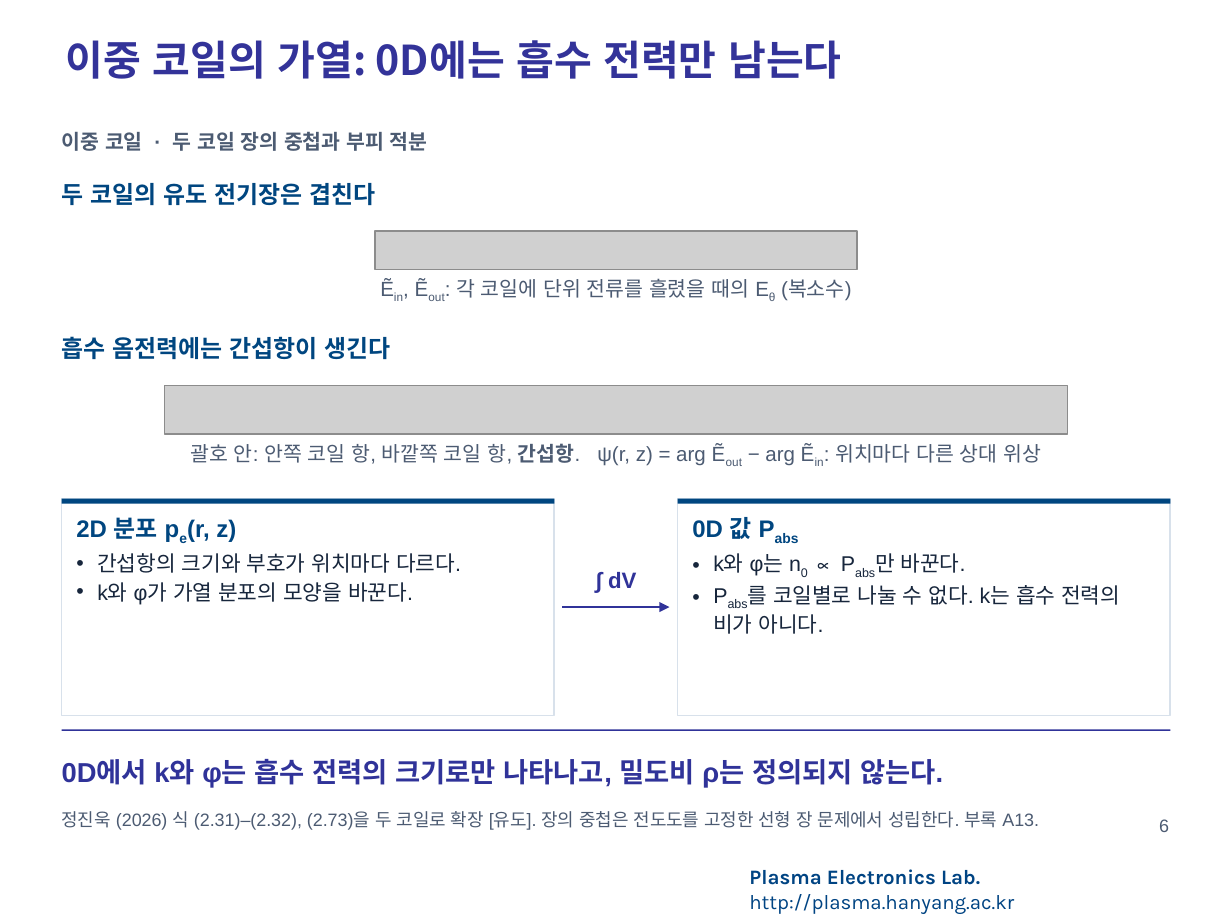
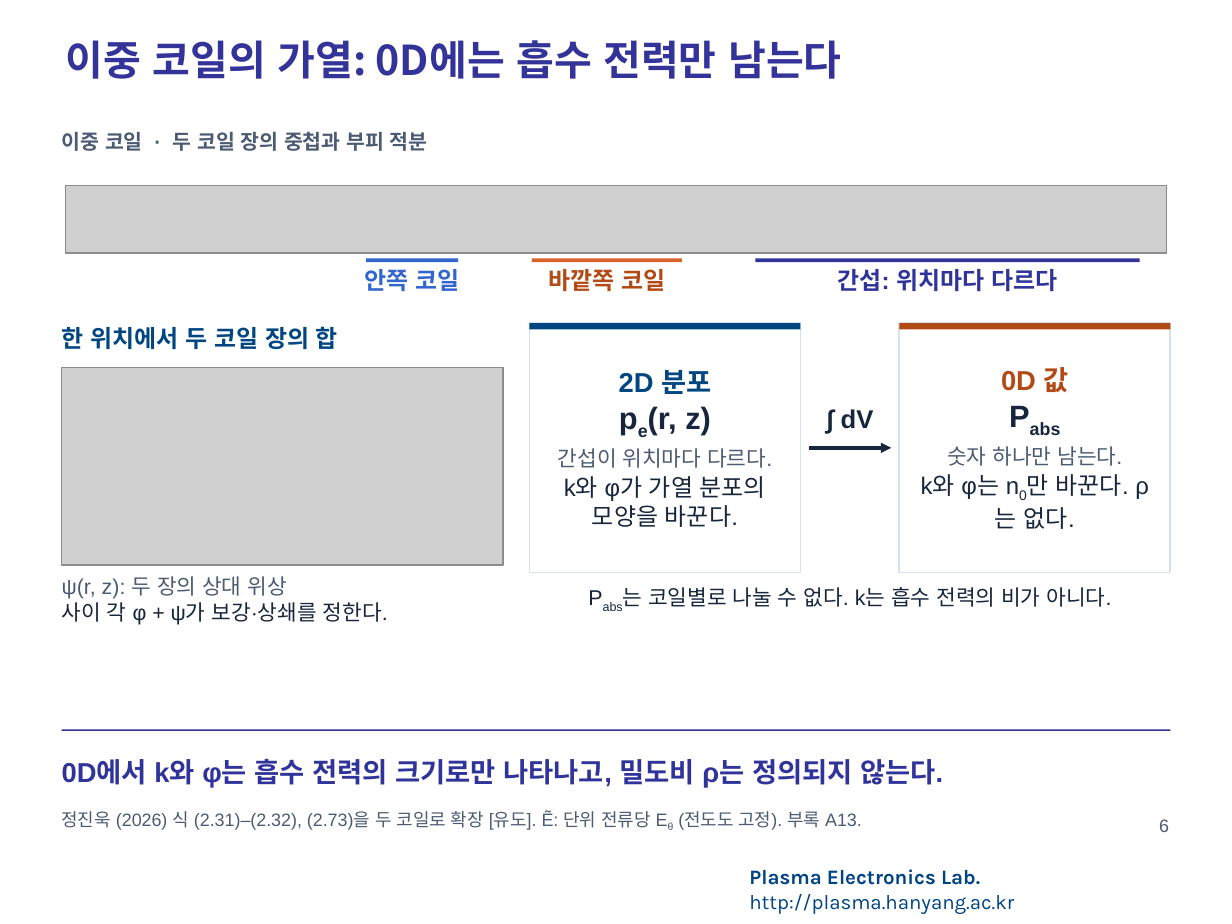
Before and after one commit to garlicjam-pyo/plasma, a slide deck: slide 6 of presentations/1차발표_README반영판.pptx. Drawn at 1232x924 pixels with LibreOffice and Linux fonts; fonts in the diff are those of the drawing; grey boxes stand for pictures; background and template pictures are left out. Boxes give left, top, right and bottom in pixels: in the first picture for what was removed or moved away, otherwise in the second. Text is boxed around its words. In the diff, an @@ line names an element or a change of style, - is before the commit and + after.

```diff
--- a/presentations/1차발표_README반영판.pptx
+++ b/presentations/1차발표_README반영판.pptx
@@ text removed at [62, 183, 375, 205] @@
-두 코일의 유도 전기장은 겹친다
@@ picture added at [65, 185, 1165, 253] @@
@@ picture removed at [375, 232, 856, 270] @@
@@ text at [365, 269, 459, 291]: text changed; size 12 to 14 pt; text colour #4C5B72 to #3366CC; bold on @@
-Ẽin, Ẽout: 각 코일에 단위 전류를 흘렸을 때의 Eθ (복소수)
+안쪽 코일
@@ rectangle added at [366, 259, 458, 262], fill #3366CC @@
@@ rectangle added at [532, 259, 683, 262], fill #D9622B @@
@@ text added at [548, 269, 665, 291], 14 pt, text #B24A16, bold @@
+바깥쪽 코일
@@ rectangle added at [755, 259, 1140, 262], fill #303399 @@
@@ text added at [837, 269, 1057, 291], 14 pt, text #303399, bold @@
+간섭: 위치마다 다르다
@@ text added at [62, 326, 338, 349], 14 pt, text #004680, bold @@
+한 위치에서 두 코일 장의 합
@@ rectangle "2D 분포": place and size @@
-rectangle "2D 분포" at [62, 499, 554, 716]
+rectangle "2D 분포" at [530, 323, 801, 572]
@@ rectangle "2D 분포" at [530, 323, 801, 572]: vertical alignment top to middle @@
@@ rectangle added at [530, 323, 801, 329], fill #004680 @@
@@ rectangle added at [899, 323, 1170, 572], outline #D8E1EB 1 pt, 14 pt, text #17263C @@
+0D 값
+Pabs
+숫자 하나만 남는다.
+k와 φ는 n0만 바꾼다. ρ는 없다.
@@ rectangle added at [899, 323, 1170, 329], fill #B24A16 @@
@@ text removed at [62, 336, 390, 359] @@
-흡수 옴전력에는 간섭항이 생긴다
@@ picture added at [62, 367, 503, 564] @@
@@ picture removed at [165, 386, 1068, 435] @@
@@ text in rectangle at [558, 370, 772, 468]: text changed; text colour #17263C to #4C5B72; bold on @@
-2D 분포 pe(r, z)
-• 간섭항의 크기와 부호가 위치마다 다르다.
+2D 분포
+pe(r, z)
+간섭이 위치마다 다르다.
@@ text "∫ dV": place and size @@
-text "∫ dV" at [608, 572, 636, 588]
+text "∫ dV" at [841, 409, 874, 429]
@@ text "∫ dV" at [841, 409, 874, 429]: size 13 to 15 pt, text colour #303399 to #17263C @@
@@ text removed at [191, 443, 1041, 466] @@
-괄호 안: 안쪽 코일 항, 바깥쪽 코일 항, 간섭항. ψ(r, z) = arg Ẽout − arg Ẽin: 위치마다 다른 상대 위상
@@ arrow added from (808, 448) to (891, 448), #17263C 2 pt @@
@@ text in rectangle at [564, 476, 766, 527]: size 12.5 to 14 pt in "k와 φ가 가열 분포의 모양을 바꾼다."; alignment left to centre; bullet • to none @@
@@ rectangle removed at [62, 499, 554, 504] @@
@@ rectangle removed at [678, 499, 1170, 504] @@
@@ text added at [62, 576, 388, 625], 12.5 pt, text #17263C @@
+ψ(r, z): 두 장의 상대 위상
+사이 각 φ + ψ가 보강·상쇄를 정한다.
@@ text "Pabs는 코일별로 나눌 수 없다. ...": place and size @@
-text "Pabs는 코일별로 나눌 수 없다. ..." at [678, 499, 1170, 716]
+text "Pabs는 코일별로 나눌 수 없다. ..." at [648, 587, 1112, 607]
@@ text "Pabs는 코일별로 나눌 수 없다. ..." at [648, 587, 1112, 607]: outline #D8E1EB 1 pt to none @@
@@ text at [648, 587, 1112, 607]: text changed @@
-0D 값 Pabs
-• k와 φ는 n0 ∝ Pabs만 바꾼다.
-• Pabs를 코일별로 나눌 수 없다. k는 흡수 전력의 비가 아니다.
+Pabs는 코일별로 나눌 수 없다. k는 흡수 전력의 비가 아니다.
@@ arrow removed from (563, 607) to (669, 607) @@
@@ text at [62, 811, 862, 830]: text changed @@
-정진욱 (2026) 식 (2.31)–(2.32), (2.73)을 두 코일로 확장 [유도]. 장의 중첩은 전도도를 고정한 선형 장 문제에서 성립한다. 부록 A13.
+정진욱 (2026) 식 (2.31)–(2.32), (2.73)을 두 코일로 확장 [유도]. Ẽ: 단위 전류당 Eθ (전도도 고정). 부록 A13.
```
Also in this commit, not shown: 4 other slides changed, 6 other files.
